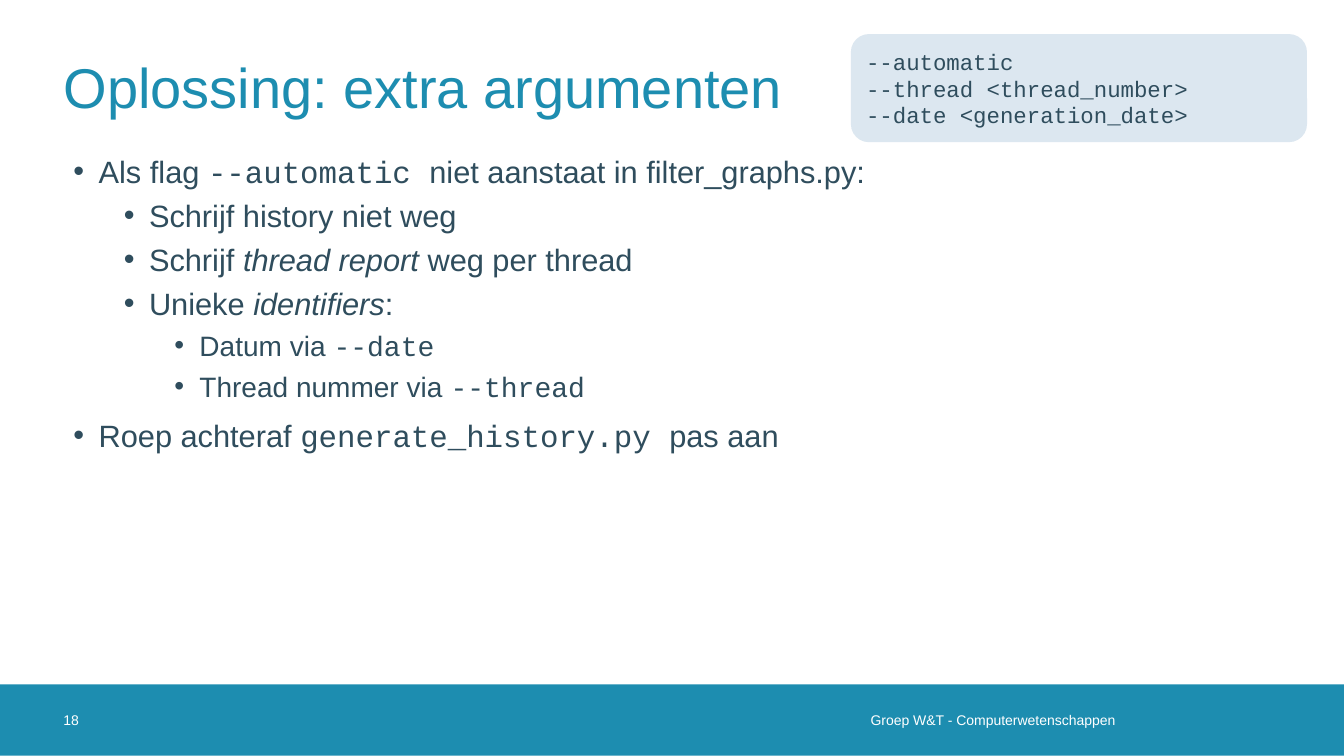
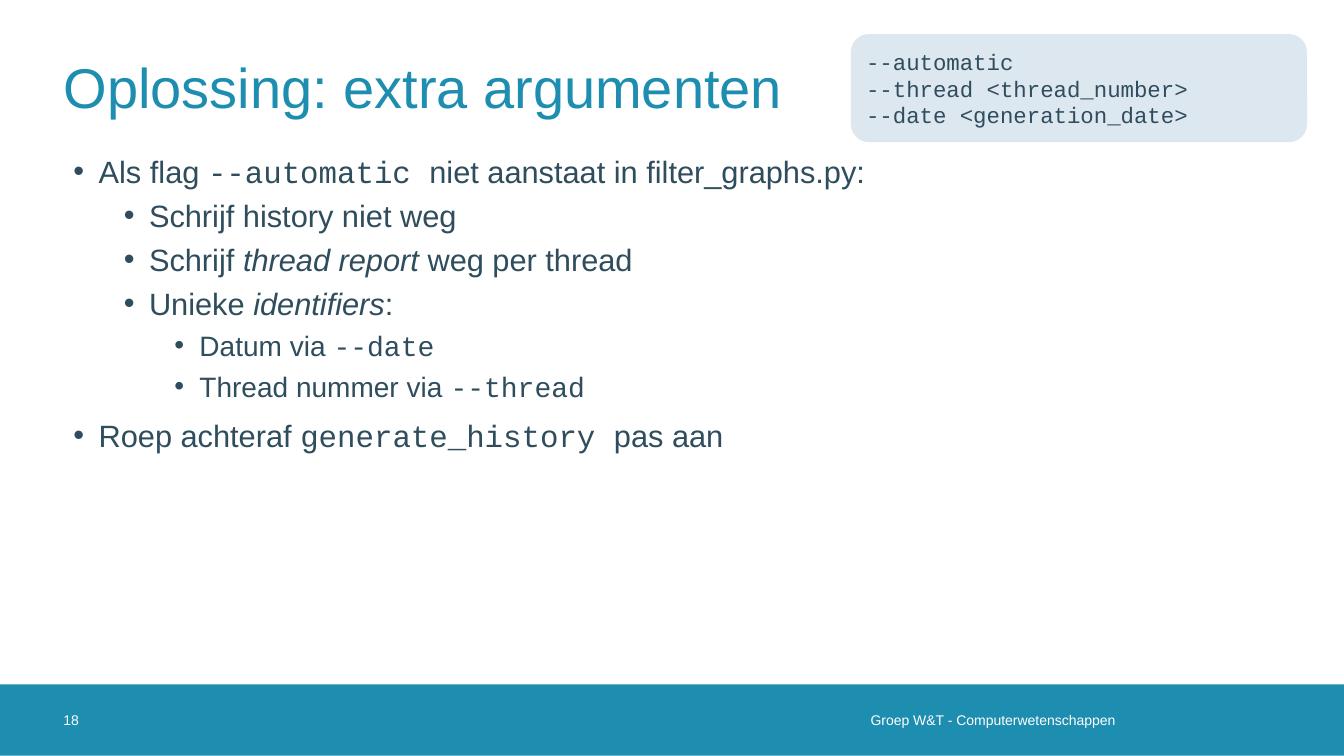
Before and after one commit to vanschependom/KULAK_IW-shed-of-graphs, a slide deck: slide 18 of defense.pptx. Drawn at 1344x756 pixels with LibreOffice and Linux fonts; fonts in the diff are those of the drawing; background and template pictures are left out. Boxes give left, top, right and bottom in pixels: in the first picture for what was removed or moved away, otherwise in the second. Text is boxed around its words. In the diff, an @@ line names an element or a change of style, - is before the commit and + after.

```diff
--- a/defense.pptx
+++ b/defense.pptx
@@ text at box(99, 424, 723, 454): text changed; font Courier New to Arial @@
-• Roep achteraf generate_history.py pas aan
+• Roep achteraf generate_history pas aan
```
Also in this commit, not shown: 7 other slides changed.
